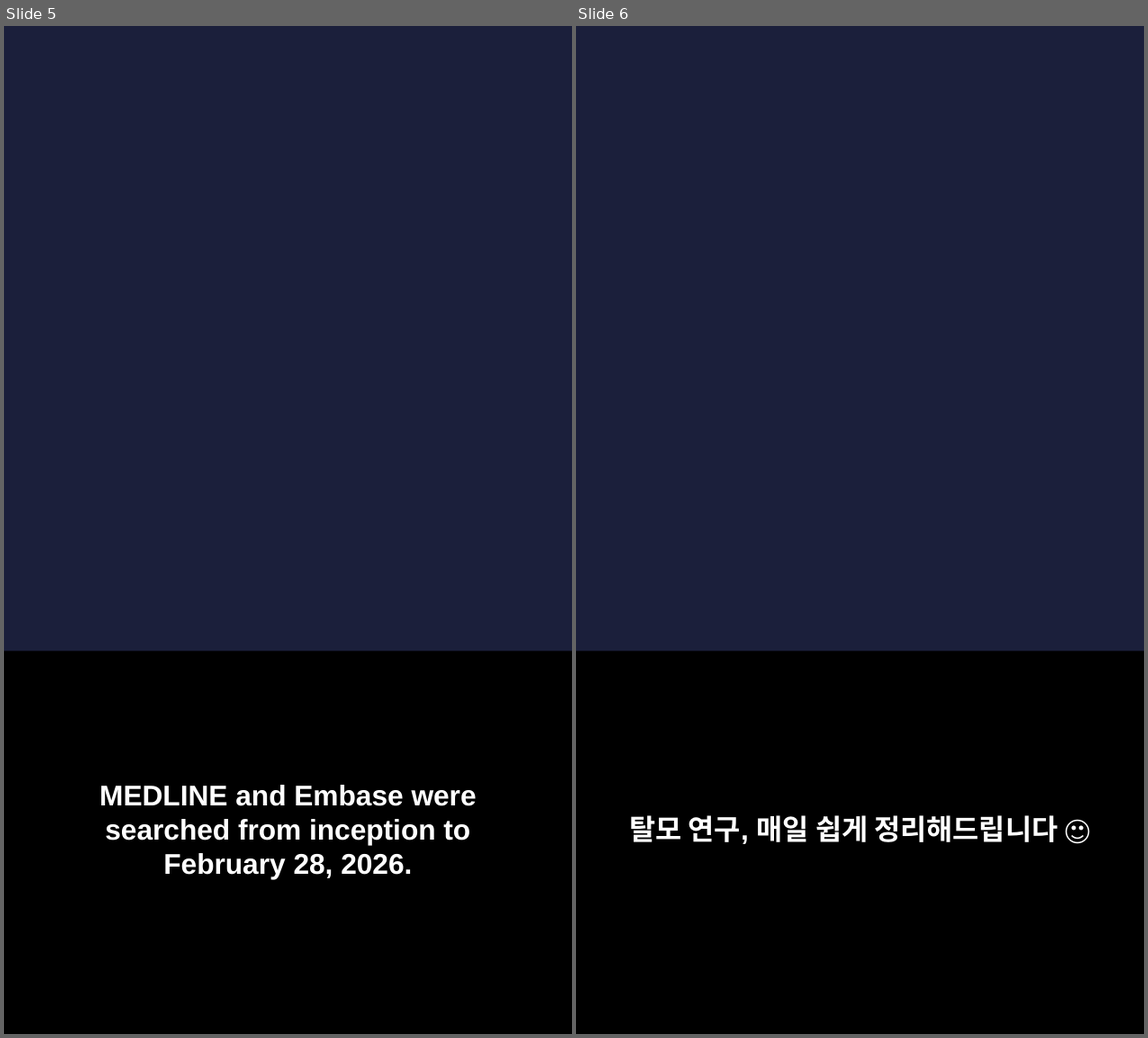
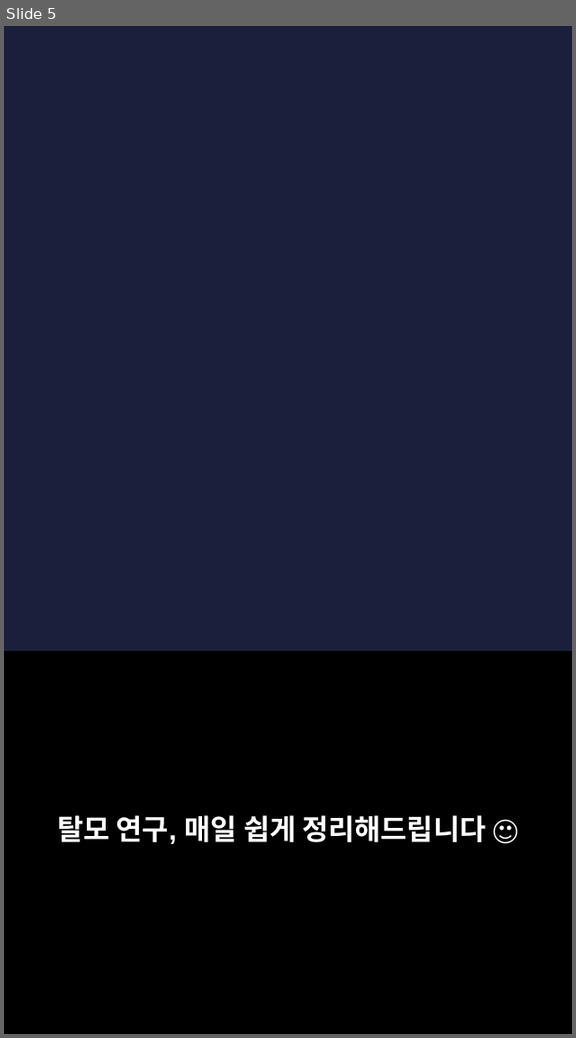
Before and after one commit to hyokang2010-BJ-ANTH/product-builder-test, a slide deck: pwa/data/latest/slides.pptx. Shown side by side, each under a label of ours: slides 5 and 6 before the commit, slide 5 after it. The pictures are 1148x1038 and 576x1038 pixels, drawn with LibreOffice and Linux fonts; fonts in the diff are those of the drawing; background and template pictures are left out. Boxes give left, top, right and bottom in pixels: in the first picture for what was removed or moved away, otherwise in the second. Text is boxed around its words. In the diff, an @@ line names an element or a change of style, - is before the commit and + after.

```diff
--- a/pwa/data/latest/slides.pptx
+++ b/pwa/data/latest/slides.pptx
@@ slide 5 removed at (4, 26, 572, 1034), background picture (left out) @@
@@ rectangle removed at (4, 652, 572, 1034) @@
@@ text removed at (99, 785, 476, 879) @@
-MEDLINE and Embase were searched from inception to February 28, 2026.
@@ what was slide 6 is now slide 5 @@
```
Also in this commit, not shown: 2 slides changed, 5 slides added, 6 other slides removed, 27 other files.
